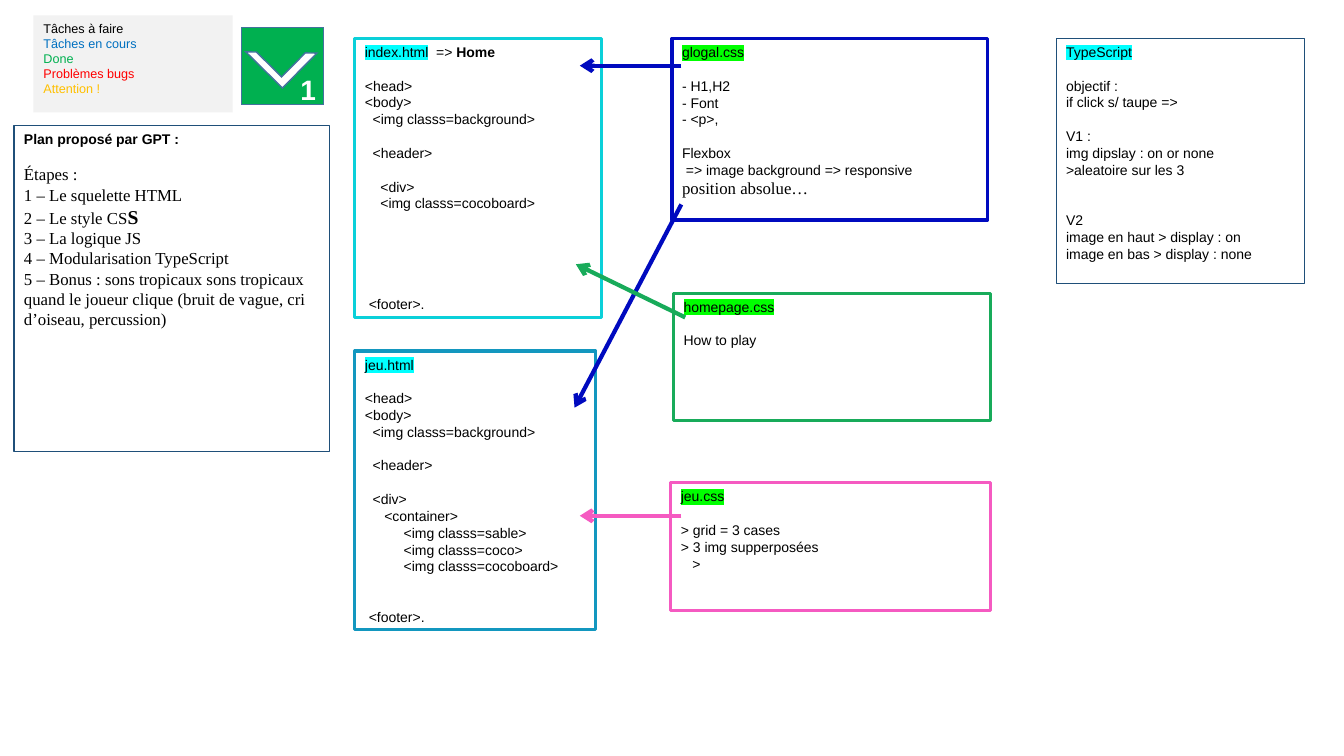
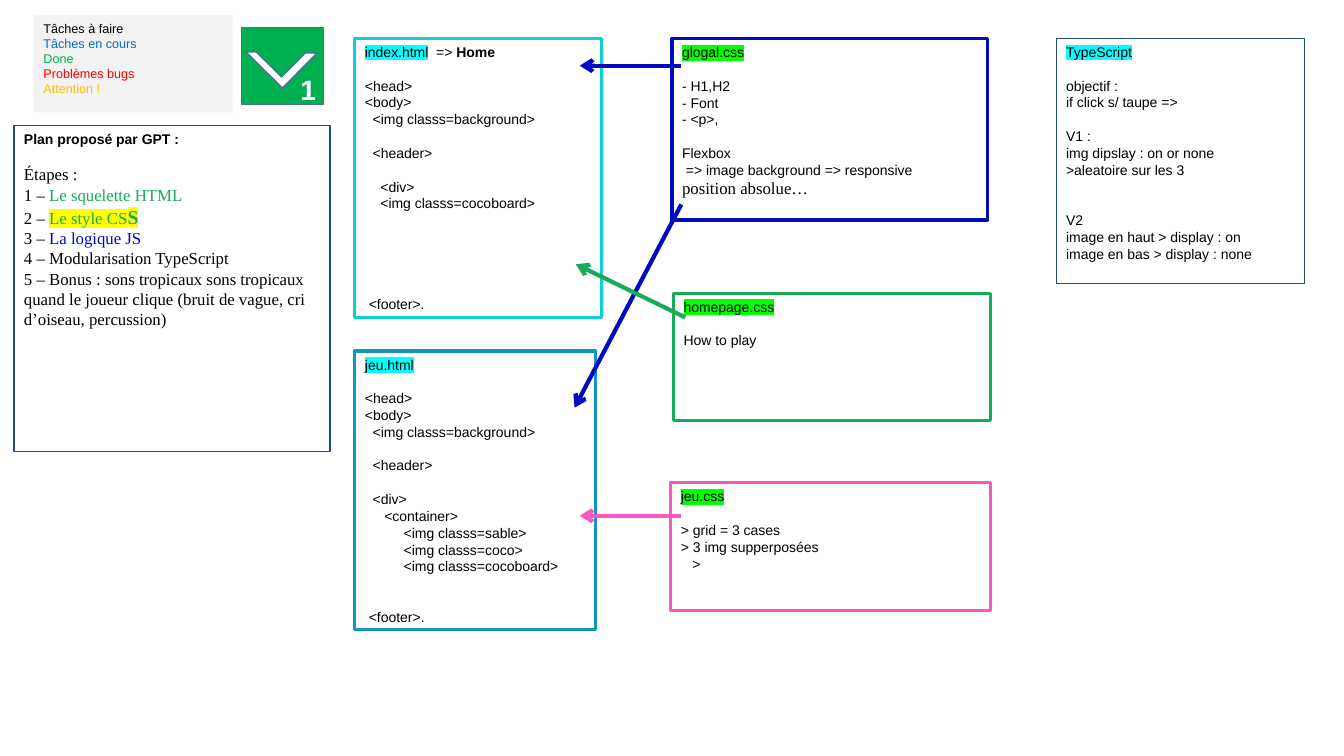
Before and after one commit to Laurence-LaurencE/B4_game-jam, a slide deck: slide 3 of 0_doc/RessouMaquette.pptx. Drawn at 1344x756 pixels with LibreOffice and Linux fonts; fonts in the diff are those of the drawing. Boxes give left, top, right and bottom in pixels: in the first picture for what was removed or moved away, otherwise in the second. Text is boxed around its words. In the diff, an @@ line names an element or a change of style, - is before the commit and + after.

```diff
--- a/0_doc/RessouMaquette.pptx
+++ b/0_doc/RessouMaquette.pptx
@@ text in rectangle at [24, 189, 183, 248]: text colour #000000 to #18AB5A in "Le squelette HTML", "Le style CSS"; highlight none to #FFFF00 in "Le style CSS"; text colour #000000 to #000ABF in "La logique JS" @@
```
Also in this commit, not shown: 9 other files.
